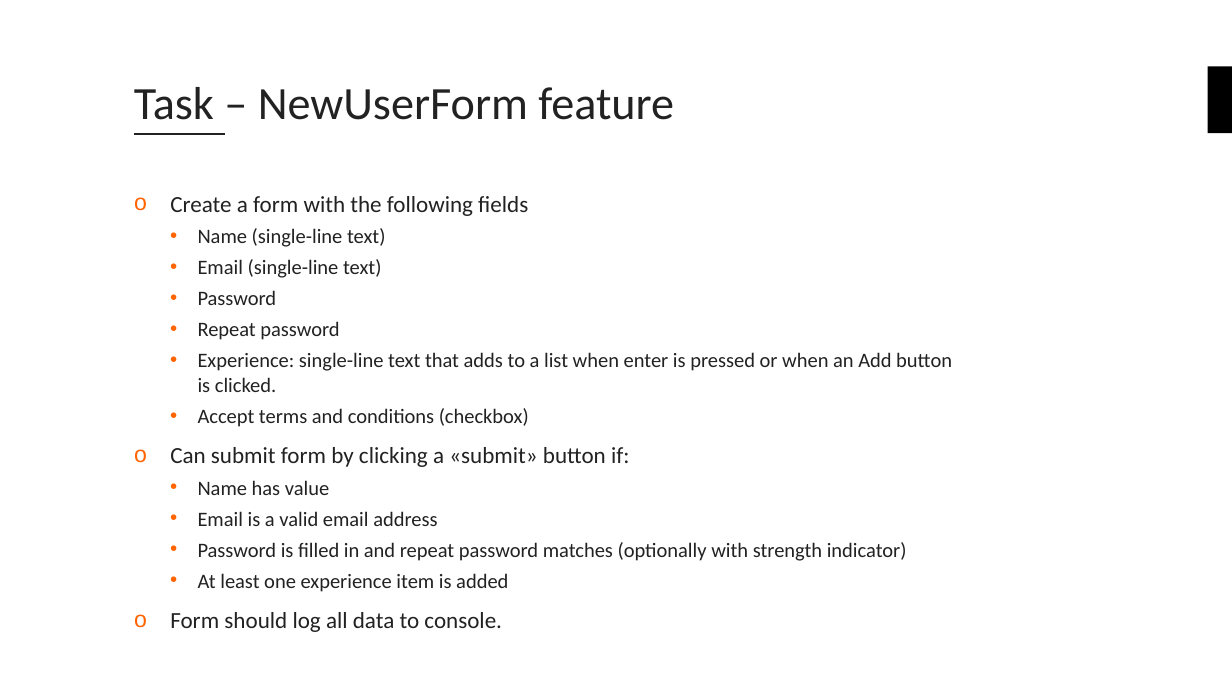
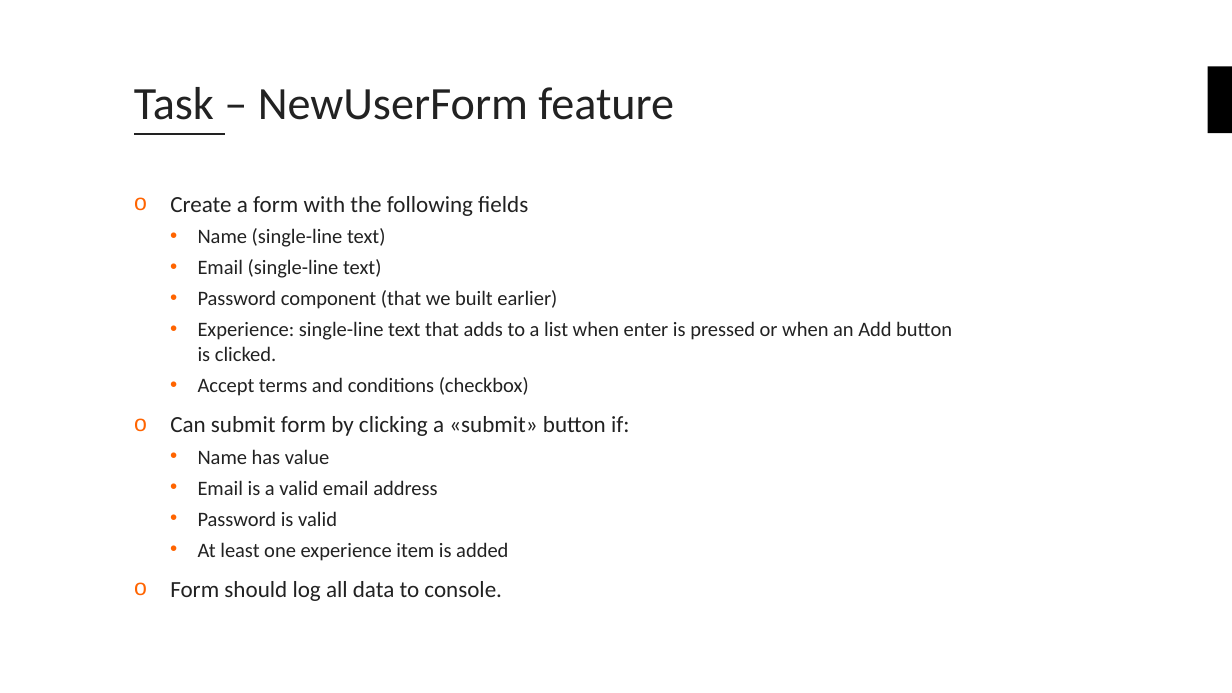
Before and after one commit to fuzzheim/create-react-app-workshop, a slide deck: slide 48 of Create-React-App-Workshop.pptx (slide 34 before the commit). Drawn at 1232x693 pixels with LibreOffice and Linux fonts; fonts in the diff are those of the drawing; background and template pictures are left out. Boxes give left, top, right and bottom in pixels: in the first picture for what was removed or moved away, otherwise in the second. Text is boxed around its words. In the diff, an @@ line names an element or a change of style, - is before the commit and + after.

Commit message:
Updated presentation

```diff
--- a/Create-React-App-Workshop.pptx
+++ b/Create-React-App-Workshop.pptx
@@ text at (x1=198, y1=290, x2=557, y2=309): text changed @@
-  • Password
-  • Repeat password
+  • Password component (that we built earlier)
@@ text at (x1=198, y1=511, x2=337, y2=526): text changed @@
-  • Password is filled in and repeat password matches (optionally with strength indicator)
+  • Password is valid
```
Also in this commit, not shown: 5 other slides changed, 9 slides added, 1 slide removed.
